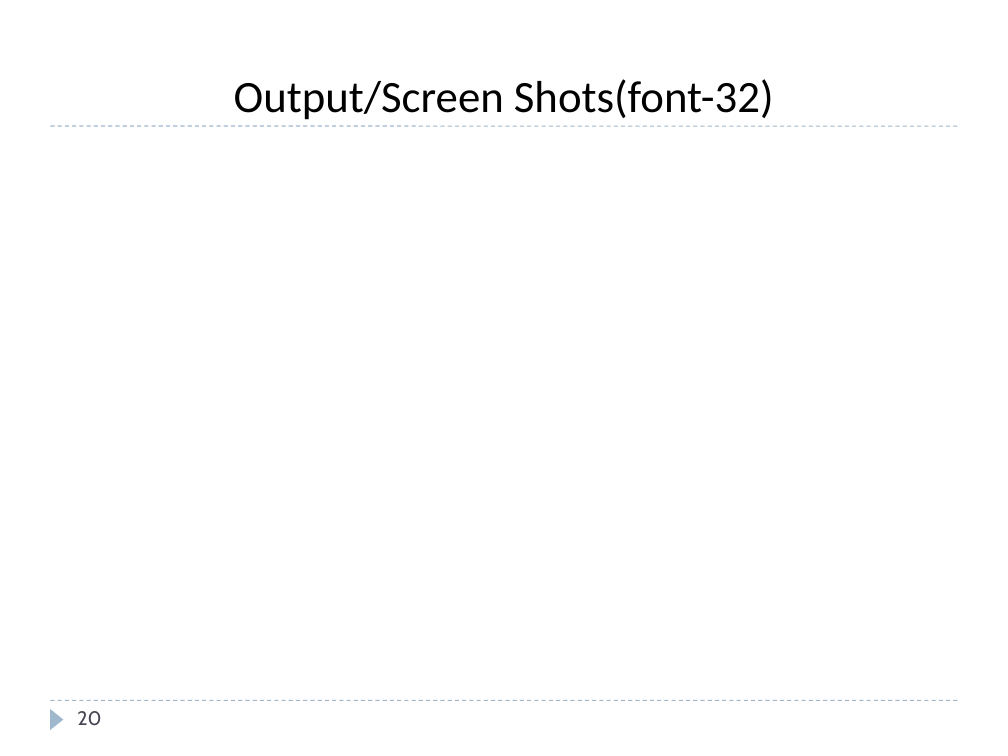
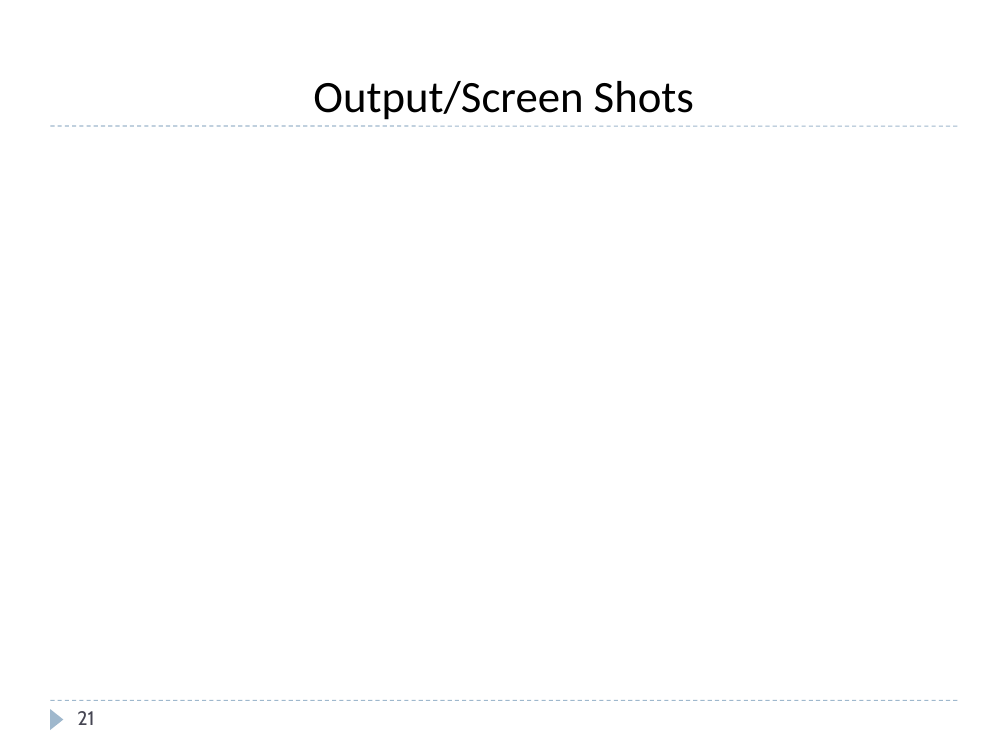
Before and after one commit to Easwer-ALU/ADP-project, a slide deck: slide 21 of ADP-PROJECT-PPT-TEMPLATE.pptx (slide 20 before the commit). Drawn at 1008x756 pixels with LibreOffice and Linux fonts; fonts in the diff are those of the drawing. Boxes give left, top, right and bottom in pixels: in the first picture for what was removed or moved away, otherwise in the second. Text is boxed around its words. In the diff, an @@ line names an element or a change of style, - is before the commit and + after.

```diff
--- a/ADP-PROJECT-PPT-TEMPLATE.pptx
+++ b/ADP-PROJECT-PPT-TEMPLATE.pptx
@@ title at box(313, 81, 694, 120): text changed @@
-Output/Screen Shots(font-32)
+Output/Screen Shots
@@ page number at box(77, 711, 94, 725): text changed @@
-20
+21
```
Also in this commit, not shown: 11 other slides changed, 2 slides added, 1 slide removed, 4 other files.
